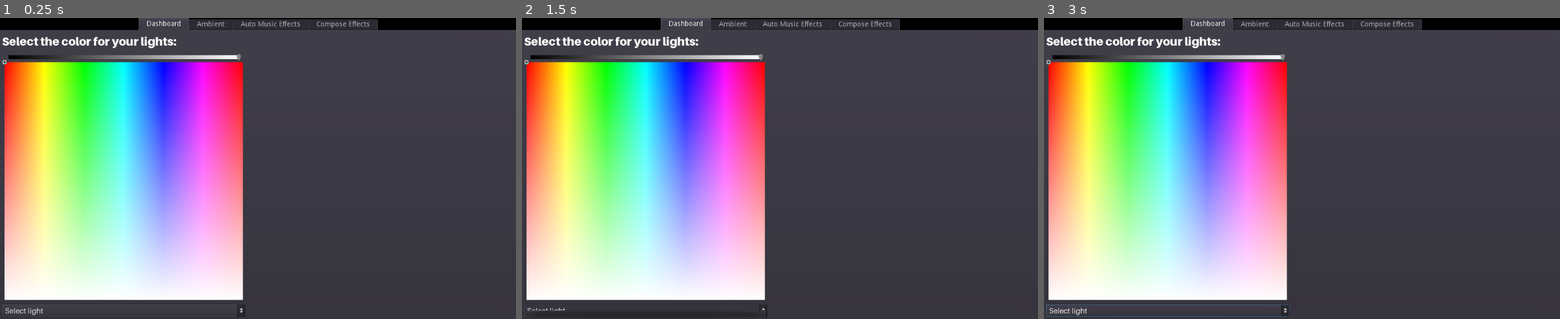
Above: before the commit, frames 1-3 (left to right).
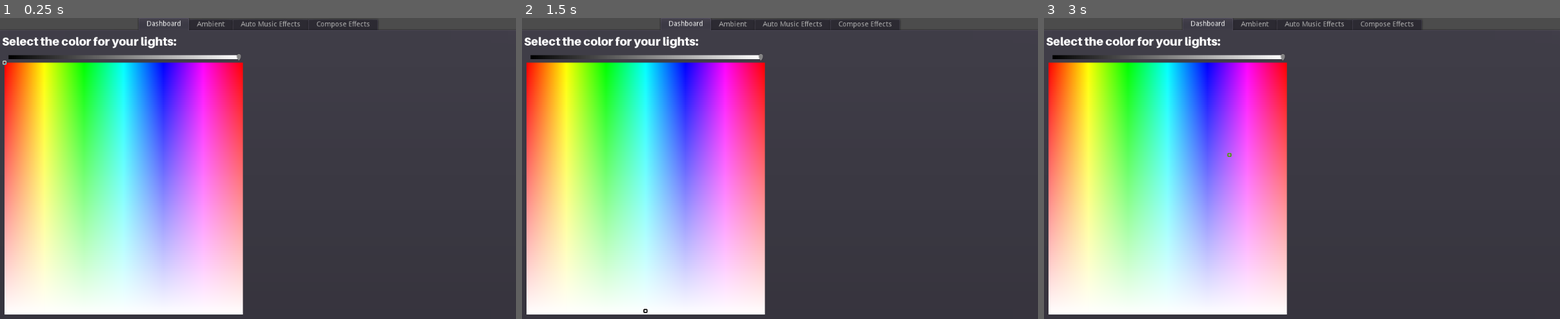
Above: after the commit, the same moments.

Repository: swip3798/BeatNeon
Game: Godot game, scene res://windows/MainScreen.tscn
Same seed, same stepped clock (60 frames per second), same inputs: the game is played once before the commit and once after it.
Inputs (mouse positions are in pixels of both pictures, inside the frame that each line leads up to):
- Up to frame 1 (0.25 s): no input
- Up to frame 2 (1.5 s): click (645, 309) at 0.5 s, where only the run before the commit has a clickable "Select light"; click (645, 309) at 1.25 s, where only the run before the commit has a clickable "Select light"
- Up to frame 3 (3 s): click (1167, 309) at 2 s, where only the run before the commit has a clickable "Select light"; tap Enter (ui_accept) at 2.75 s; drag from (1167, 180) to (1353, 102) at 2.77 s

The runs differ from the first frame. In frame 1, 4.8% of the frame differs, in the area x 0-100%, y 0-100%; in frame 2, 4.8%; in frame 3, 4.9%.
Error in both runs: Trying to assign value of type 'Control' to a variable of type 'Slider'. (res://widgets/ColorPicker.gd:11)

Commit message:
Make transparent_background optional

Diff:
--- a/windows/DashboardWindow.gd
+++ b/windows/DashboardWindow.gd
@@ -6,6 +6,10 @@
 var lights_brightness: float
 export var wait_until_send: float = 0.25
 
+var light_selector: OptionButton
+
+func _ready():
+	pass
 
 func _process(delta):
 	if not color_send:
--- a/windows/DashboardWindow.tscn
+++ b/windows/DashboardWindow.tscn
@@ -1,10 +1,9 @@
-[gd_scene load_steps=6 format=2]
+[gd_scene load_steps=5 format=2]
 
 [ext_resource path="res://windows/DashboardWindow.gd" type="Script" id=1]
 [ext_resource path="res://res/standardtheme.tres" type="Theme" id=2]
 [ext_resource path="res://res/font_black.tres" type="DynamicFont" id=3]
 [ext_resource path="res://widgets/ColorPicker.tscn" type="PackedScene" id=4]
-[ext_resource path="res://res/font_regular.tres" type="DynamicFont" id=5]
 
 [node name="DashboardWindow" type="Control"]
 anchor_right = 1.0
@@ -33,17 +32,10 @@
 anchor_bottom = 0.0
 margin_top = 33.0
 margin_right = 487.0
-margin_bottom = 571.0
+margin_bottom = 600.0
 size_flags_horizontal = 3
 size_flags_vertical = 3
 size_flags_stretch_ratio = 0.5
-
-[node name="LightSelector" type="OptionButton" parent="HSplitContainer/VBoxContainer"]
-margin_top = 575.0
-margin_right = 487.0
-margin_bottom = 600.0
-custom_fonts/font = ExtResource( 5 )
-text = "Select light"
 
 [node name="GridContainer2" type="GridContainer" parent="HSplitContainer"]
 margin_left = 537.0
--- a/windows/MainScreen.gd
+++ b/windows/MainScreen.gd
@@ -4,7 +4,8 @@
 var fixed_mouse_position: Vector2
 
 func _ready():
-	get_tree().get_root().set_transparent_background(true)
+	if ProjectSettings.get_setting("display/window/per_pixel_transparency/allowed"):
+		get_tree().get_root().set_transparent_background(true)
 
 func _on_DragPoint_gui_input(event):
 	if event is InputEventMouseButton and event.button_index == BUTTON_LEFT:
--- a/windows/MainScreen.tscn
+++ b/windows/MainScreen.tscn
@@ -21,7 +21,7 @@
 anchor_right = 1.0
 anchor_bottom = 1.0
 margin_left = 4.0
-margin_top = 32.0
+margin_top = 24.0
 margin_right = -4.0
 margin_bottom = -4.0
 
@@ -32,7 +32,7 @@
 anchor_right = 1.0
 anchor_bottom = 1.0
 margin_left = 4.0
-margin_top = 32.0
+margin_top = 24.0
 margin_right = -4.0
 margin_bottom = -4.0
 
@@ -43,7 +43,7 @@
 anchor_right = 1.0
 anchor_bottom = 1.0
 margin_left = 4.0
-margin_top = 32.0
+margin_top = 24.0
 margin_right = -4.0
 margin_bottom = -4.0
 
@@ -54,7 +54,7 @@
 anchor_right = 1.0
 anchor_bottom = 1.0
 margin_left = 4.0
-margin_top = 32.0
+margin_top = 24.0
 margin_right = -4.0
 margin_bottom = -4.0
 
